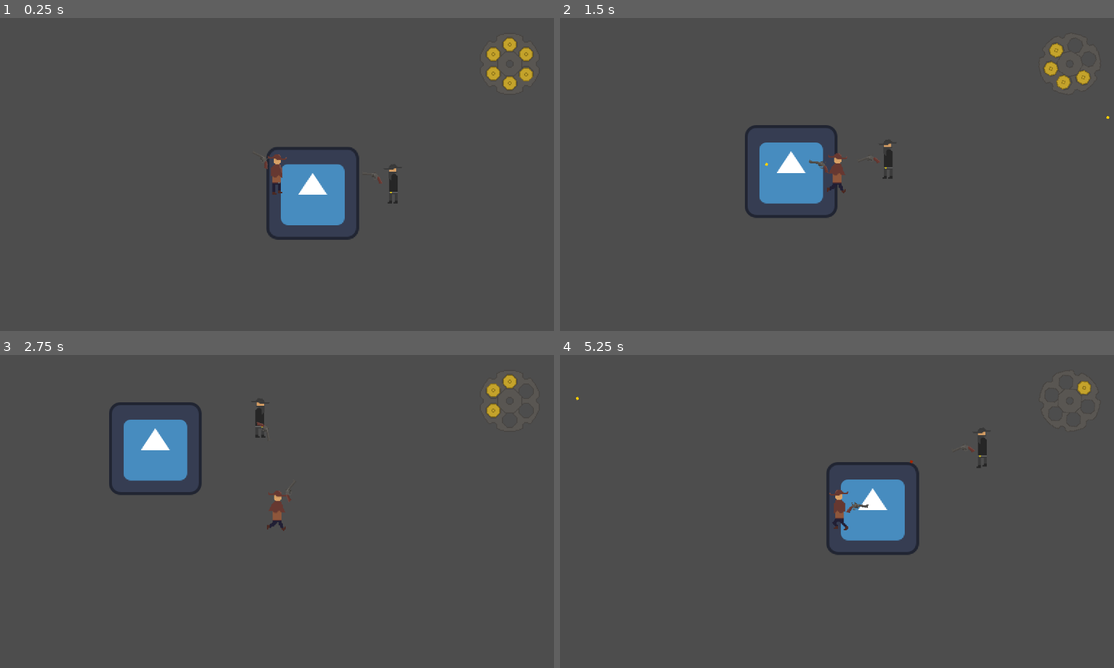
Above: before the commit, frames 1-4 (two rows, left to right).
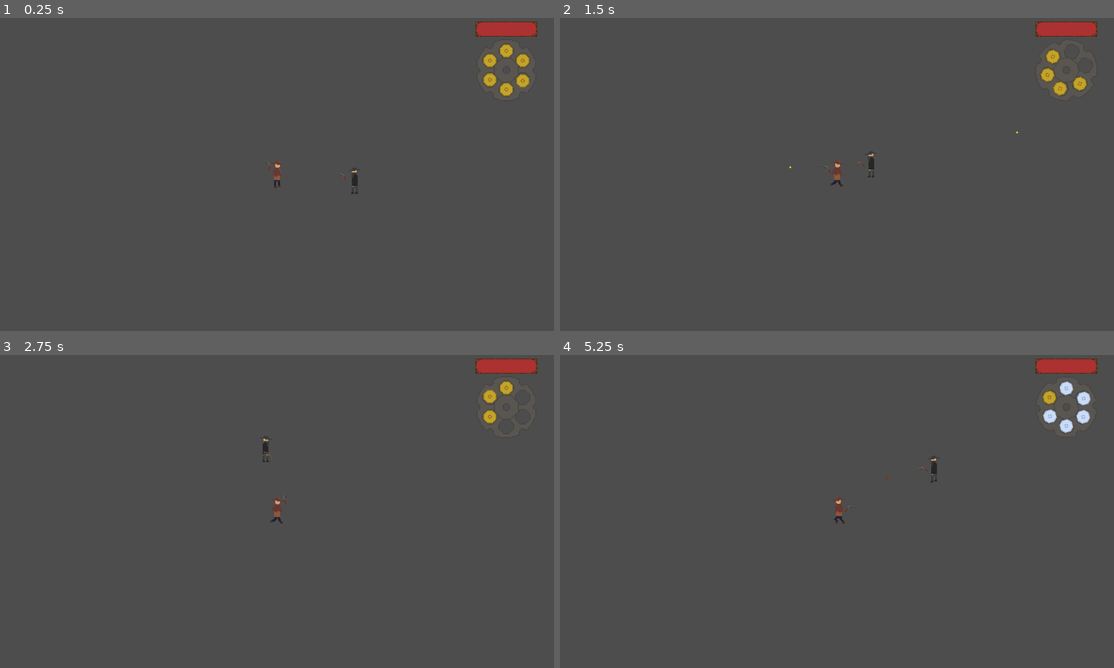
Above: after the commit, the same moments.

Repository: AdamOravecz1/solo-development-72-hour-jam--13
Game: Godot game, scene res://Scenes/main.tscn
Two runs of this game, one before a commit and one after it. Both use one fixed random seed, a clock stepped at 60 frames per second and the inputs below. The engine's default icon, where the game draws it, is replaced by a stand-in: a white triangle on a blue panel in a dark square.
Inputs (mouse positions are in pixels of both pictures, inside the frame that each line leads up to):
- Up to frame 1 (0.25 s): no input
- Up to frame 2 (1.5 s): move the mouse to (958, 158) at 0.52 s; hold D (right) 0.53-1.28 s; click (958, 158) at 0.6 s; move the mouse to (726, 190) at 1.27 s; hold S (down) from 1.28 s (still down); click (726, 190) at 1.35 s
- Up to frame 3 (2.75 s): move the mouse to (332, 442) at 2.02 s; release S (down) at 2.03 s; hold D (right) from 2.03 s (still down); click (332, 442) at 2.1 s
- Up to frame 4 (5.25 s): move the mouse to (809, 574) at 2.77 s; release D (right) at 2.78 s; hold W (up) 2.78-3.53 s; click (809, 574) at 2.85 s; move the mouse to (1003, 558) at 3.52 s; hold A (left) 3.53-5.03 s; click (1003, 558) at 3.6 s; tap R (reload) at 4.15 s; move the mouse to (670, 464) at 4.27 s; click (670, 464) at 4.35 s; move the mouse to (864, 511) at 5.02 s; hold S (down) from 5.03 s (still down); click (864, 511) at 5.1 s

The runs differ from the first frame. In frame 1, 4.5% of the frame differs, in the area x 47-97%, y 1-71%; in frame 2, 4.1%; in frame 3, 4.1%; in frame 4, 4.3%.

Commit message:
tile map, healthbar

Diff:
--- a/Scenes/main.tscn
+++ b/Scenes/main.tscn
@@ -1,9 +1,37 @@
 [gd_scene format=3 uid="uid://pq2mvhgxv5lt"]
 
 [ext_resource type="Script" uid="uid://bo6ibk1pwywnf" path="res://Scenes/main.gd" id="1_8gbba"]
-[ext_resource type="Texture2D" uid="uid://hmva1ek8a5l0" path="res://icon.svg" id="1_bo1nx"]
 [ext_resource type="PackedScene" uid="uid://du5ewigicqno" path="res://Scenes/player.tscn" id="1_jjgbg"]
+[ext_resource type="Texture2D" uid="uid://bfsoifrvuac8g" path="res://Sprites/TileSet.png" id="2_jjvhh"]
 [ext_resource type="PackedScene" uid="uid://d3grdcj7sugce" path="res://outlaw.tscn" id="4_jjvhh"]
+
+[sub_resource type="TileSetAtlasSource" id="TileSetAtlasSource_kry3j"]
+texture = ExtResource("2_jjvhh")
+texture_region_size = Vector2i(32, 32)
+0:0/0 = 0
+1:0/0 = 0
+2:0/0 = 0
+3:0/0 = 0
+4:0/0 = 0
+0:1/0 = 0
+1:1/0 = 0
+2:1/0 = 0
+3:1/0 = 0
+4:1/0 = 0
+0:2/0 = 0
+1:2/0 = 0
+2:2/0 = 0
+3:2/0 = 0
+4:2/0 = 0
+0:3/0 = 0
+1:3/0 = 0
+2:3/0 = 0
+3:3/0 = 0
+4:3/0 = 0
+
+[sub_resource type="TileSet" id="TileSet_21xkr"]
+tile_size = Vector2i(32, 32)
+sources/0 = SubResource("TileSetAtlasSource_kry3j")
 
 [node name="Main" type="Control" unique_id=2079648008]
 layout_mode = 3
@@ -14,11 +42,8 @@
 grow_vertical = 2
 script = ExtResource("1_8gbba")
 
-[node name="Icon" type="Sprite2D" parent="." unique_id=2073264767]
-position = Vector2(48, 26)
-texture = ExtResource("1_bo1nx")
-
-[node name="Player" parent="." unique_id=1116560694 instance=ExtResource("1_jjgbg")]
+[node name="TileMapLayer" type="TileMapLayer" parent="." unique_id=912635015]
+tile_set = SubResource("TileSet_21xkr")
 
 [node name="Enemies" type="Control" parent="." unique_id=2029056610]
 anchors_preset = 0
@@ -28,6 +53,8 @@
 [node name="Outlaw" parent="Enemies" unique_id=1457226689 instance=ExtResource("4_jjvhh")]
 position = Vector2(157, 17)
 
+[node name="Player" parent="." unique_id=1116560694 instance=ExtResource("1_jjgbg")]
+
 [node name="Projectile" type="Control" parent="." unique_id=1869413977]
 anchors_preset = 0
 offset_right = 40.0
--- a/Scenes/player.gd
+++ b/Scenes/player.gd
@@ -6,6 +6,8 @@
 @onready var revolver: Sprite2D = $PivotPoint/Revolver
 @onready var fire_point: Node2D = $PivotPoint/Revolver/FirePoint
 @onready var cylinder: Sprite2D = $CanvasLayer/Cylinder
+@onready var health_bar: TextureProgressBar = $CanvasLayer/HealthBar
+
 
 var bullet_types: Array[String] = ["regular", "regular", "regular", "regular", "regular", "regular"]
 var regular_bullet_texture: Texture2D = preload("res://Sprites/RegularBullet.png")
@@ -22,7 +24,10 @@
 @onready var main = get_tree().current_scene
 var fire_point_start: Vector2
 
+var health: int = 10
+
 func _ready() -> void:
+	health_bar.max_value = health
 	fire_point_start = fire_point.position
 
 	for i in cylinder.get_children():
@@ -56,6 +61,9 @@
 	elif direction[0] < 0:
 		animated_sprite.flip_h = true
 
+	if Input.is_action_just_pressed("reload") and can_shoot:
+		reload()
+
 
 	if Input.is_action_just_pressed("shoot") and can_shoot:
 		if reload_needed:
@@ -72,7 +80,8 @@
 
 
 func hit(dam):
-	return
+	health -= dam
+	health_bar.value = health
 
 
 func rotate_cylinder() -> void:
@@ -141,5 +150,6 @@
 	await tween.finished
 
 	chamber_pointer = 0
+	chamber_pointer = 0
 	reload_needed = false
 	can_shoot = true
--- a/Scenes/player.tscn
+++ b/Scenes/player.tscn
@@ -4,6 +4,8 @@
 [ext_resource type="Script" uid="uid://cjyr7jdimc0oj" path="res://Scenes/player.gd" id="2_6t5aa"]
 [ext_resource type="Texture2D" uid="uid://knm57ja1d6ue" path="res://Sprites/Revolver.png" id="3_6t5aa"]
 [ext_resource type="Texture2D" uid="uid://8ond87ohyrb2" path="res://Sprites/Cylinder.png" id="4_vgqql"]
+[ext_resource type="Texture2D" uid="uid://ddskuk02iemsw" path="res://Sprites/Over.png" id="5_fkybt"]
+[ext_resource type="Texture2D" uid="uid://br7ddkey4mee0" path="res://Sprites/Progress.png" id="6_x3wgy"]
 
 [sub_resource type="AtlasTexture" id="AtlasTexture_cvnsp"]
 atlas = ExtResource("1_cvnsp")
@@ -101,7 +103,6 @@
 shape = SubResource("RectangleShape2D_pu2lt")
 
 [node name="Camera2D" type="Camera2D" parent="." unique_id=435106093]
-zoom = Vector2(1.5, 1.5)
 
 [node name="PivotPoint" type="Node2D" parent="." unique_id=1658408642]
 position = Vector2(0, -9)
@@ -117,7 +118,7 @@
 [node name="CanvasLayer" type="CanvasLayer" parent="." unique_id=812537736]
 
 [node name="Cylinder" type="Sprite2D" parent="CanvasLayer" unique_id=1740640642]
-position = Vector2(1056, 95)
+position = Vector2(1049, 108)
 scale = Vector2(2, 2)
 texture = ExtResource("4_vgqql")
 
@@ -138,3 +139,13 @@
 
 [node name="Chamber6" type="Node2D" parent="CanvasLayer/Cylinder" unique_id=1022361287]
 position = Vector2(17, -10)
+
+[node name="HealthBar" type="TextureProgressBar" parent="CanvasLayer" unique_id=563681923]
+offset_left = 985.0
+offset_top = 7.0
+offset_right = 1025.0
+offset_bottom = 47.0
+max_value = 10.0
+value = 10.0
+texture_over = ExtResource("5_fkybt")
+texture_progress = ExtResource("6_x3wgy")
--- a/ghost.gd
+++ b/ghost.gd
@@ -42,3 +42,12 @@
 	if animated_sprite.animation == "spawn":
 		animated_sprite.play("walk")
 		speed = 50.0
+	if animated_sprite.animation == "death":
+		queue_free()
+
+
+func _on_hurt_box_body_entered(body: Node2D) -> void:
+	if body == player:
+		body.hit(3)
+		health == 0
+		death()
--- a/ghost.tscn
+++ b/ghost.tscn
@@ -122,6 +122,9 @@
 "speed": 5.0
 }]
 
+[sub_resource type="RectangleShape2D" id="RectangleShape2D_obmiq"]
+size = Vector2(28, 38)
+
 [node name="Ghost" type="CharacterBody2D" unique_id=1294749427]
 collision_layer = 4
 collision_mask = 4
@@ -131,8 +134,17 @@
 shape = SubResource("RectangleShape2D_6attn")
 
 [node name="AnimatedSprite2D" type="AnimatedSprite2D" parent="." unique_id=728685603]
+z_index = 100
 sprite_frames = SubResource("SpriteFrames_0fo3v")
 animation = &"death"
 autoplay = "spawn"
 
+[node name="HurtBox" type="Area2D" parent="." unique_id=1944194081]
+collision_layer = 2
+collision_mask = 2
+
+[node name="CollisionShape2D" type="CollisionShape2D" parent="HurtBox" unique_id=1312455978]
+shape = SubResource("RectangleShape2D_obmiq")
+
 [connection signal="animation_finished" from="AnimatedSprite2D" to="." method="_on_animated_sprite_2d_animation_finished"]
+[connection signal="body_entered" from="HurtBox" to="." method="_on_hurt_box_body_entered"]
Binary file added: Sprites/Over.png
Not shown, added: Sprites/Over.png.import
Binary file added: Sprites/Progress.png
Not shown, added: Sprites/Progress.png.import
Binary file added: Sprites/TileSet.png
Not shown, added: Sprites/TileSet.png.import
